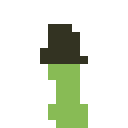
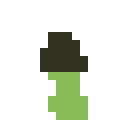
Layered file, before and after one edit (w=128, h=128). Changes by layer:
painted on "Background" over (40, 24, 88, 128)
